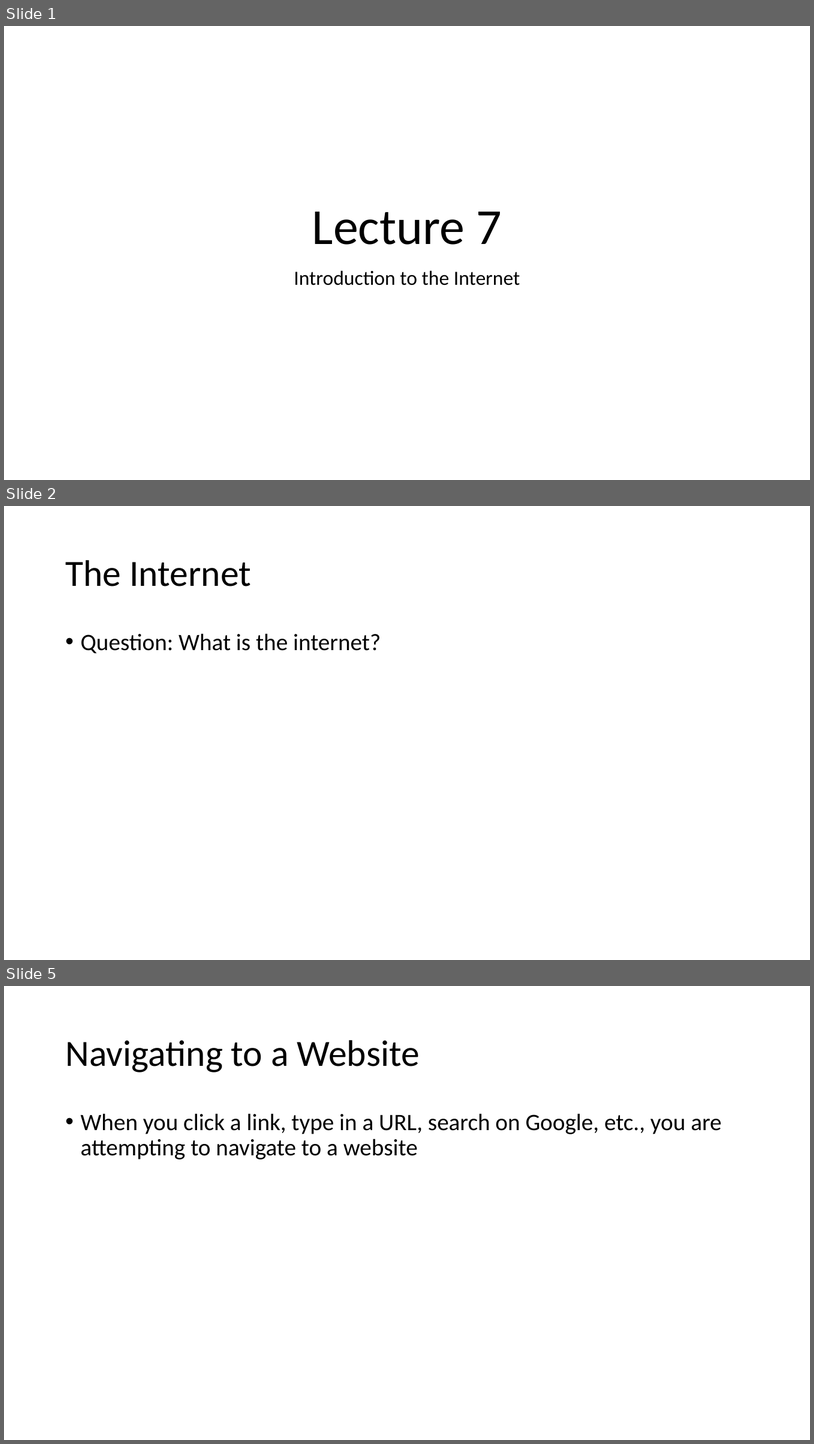
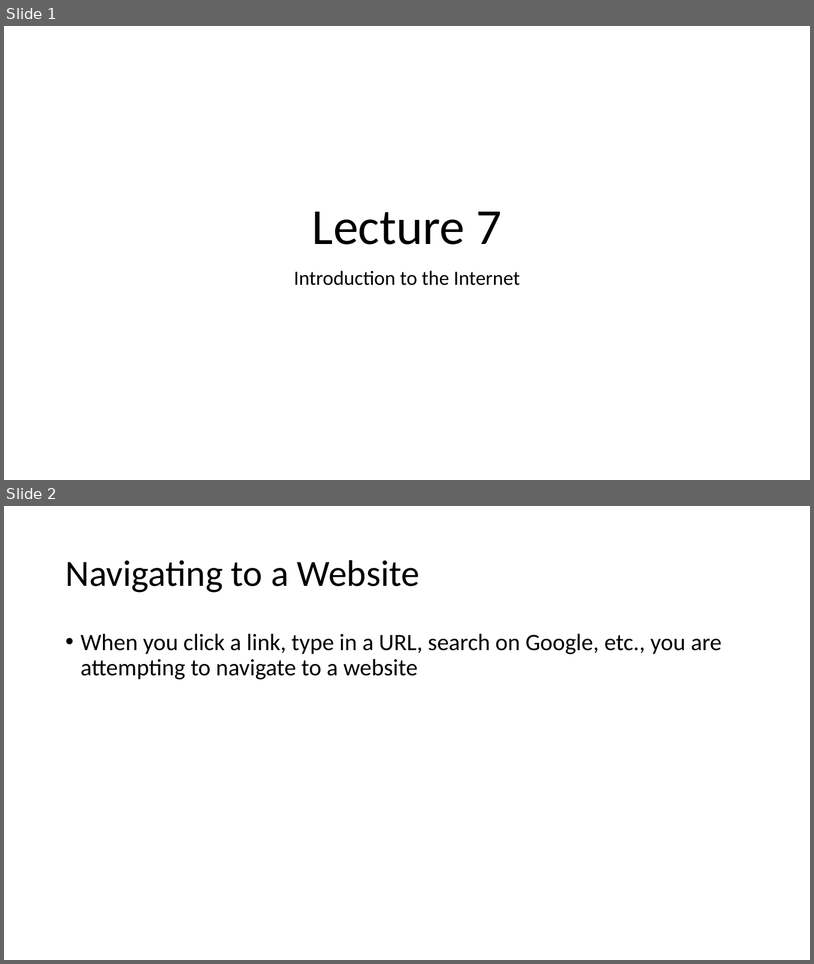
Before and after one commit to MrJoshGross/Course-Curricular-Material, a slide deck: wip/Lecture 7 - Introduction to the Internet.pptx. Shown one above the other, each under a label of ours: slides 1, 2 and 5 before the commit, slides 1 and 2 after it; the slides between them are not shown. The pictures are 814x1444 and 814x964 pixels, drawn with LibreOffice and Linux fonts; fonts in the diff are those of the drawing. Boxes give left, top, right and bottom in pixels: in the first picture for what was removed or moved away, otherwise in the second. Text is boxed around its words. In the diff, an @@ line names an element or a change of style, - is before the commit and + after.

```diff
--- a/wip/Lecture 7 - Introduction to the Internet.pptx
+++ b/wip/Lecture 7 - Introduction to the Internet.pptx
@@ slide 2 removed at (4, 506, 810, 960), background #FFFFFF @@
@@ title removed at (65, 560, 251, 586) @@
-The Internet
@@ text removed at (81, 633, 381, 654) @@
-• Question: What is the internet?
@@ what was slide 5 is now slide 2 @@
```
Also in this commit, not shown: 5 slides changed, 6 slides added, 2 other slides removed, 1 other file.
